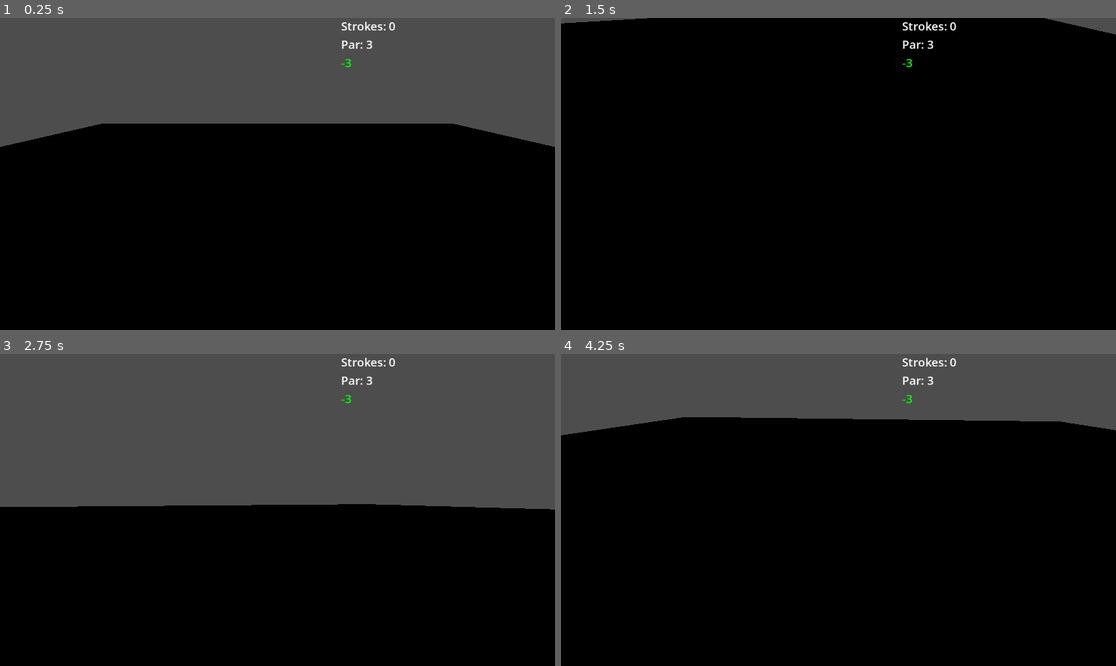
Above: before the commit, frames 1-4 (two rows, left to right).
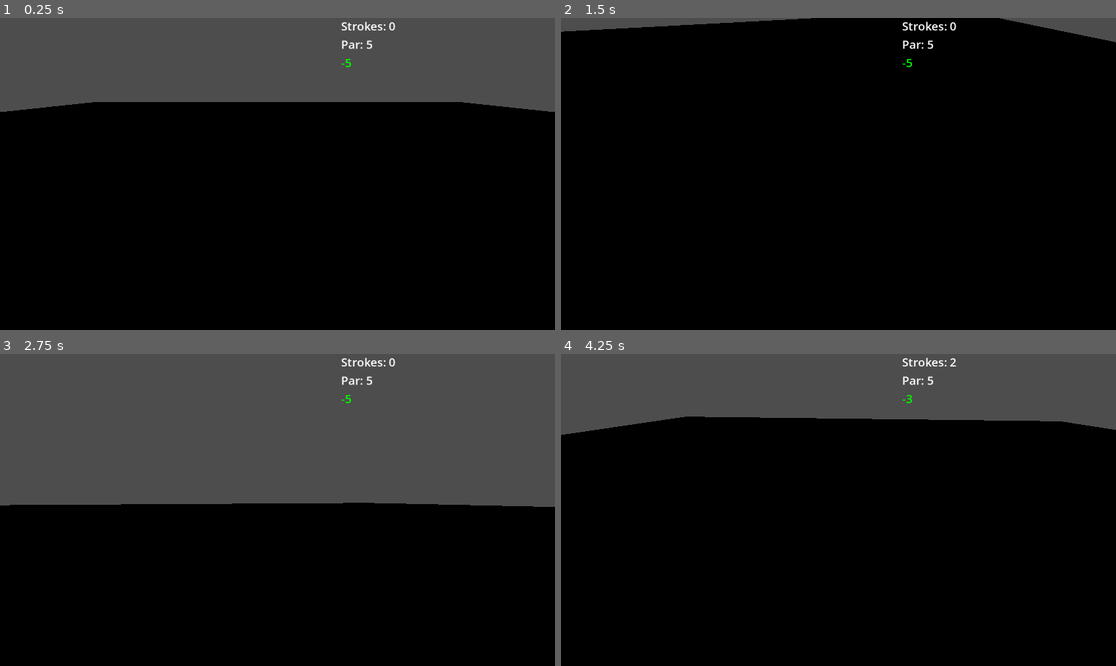
Above: after the commit, the same moments.

Repository: alexanderbenfox/golf-roguelike-godot
Game: Godot game, scene res://node_3d.tscn
Two runs of this game, one before a commit and one after it. Both use one fixed random seed, a clock stepped at 60 frames per second and the inputs below.
Inputs (mouse positions are in pixels of both pictures, inside the frame that each line leads up to):
- Up to frame 1 (0.25 s): no input
- Up to frame 2 (1.5 s): tap Enter (ui_accept) at 0.5, 0.77 s; move the mouse to (960, 158) at 0.52 s; move the mouse to (727, 189) at 1.27 s
- Up to frame 3 (2.75 s): tap Enter (ui_accept) at 1.52 s; move the mouse to (333, 441) at 2.02 s
- Up to frame 4 (4.25 s): tap Enter (ui_accept) at 2.75, 3.02, 3.77 s; move the mouse to (810, 572) at 2.77 s; move the mouse to (1005, 556) at 3.52 s

The runs differ from the first frame. In frame 1, 7.8% of the frame differs, in the area x 0-100%, y 7-42%; in frame 2, 1.4%; in frame 3, 0.6%; in frame 4, 0.1%.

Commit message:
Added course manager, hole w/ flag, hole complete text, and hooked it up to scoring manager

Diff:
--- a/golf_ball.gd
+++ b/golf_ball.gd
@@ -29,6 +29,9 @@
 func _ready():
 	contact_monitor = true
 	max_contacts_reported = 4
+
+	# "ball" group is used for cup collision
+	add_to_group("ball")
 
 	trajectoryDrawer = TrajectoryDrawer.new()
 	add_child(trajectoryDrawer)
--- a/node_3d.tscn
+++ b/node_3d.tscn
@@ -1,11 +1,13 @@
-[gd_scene load_steps=11 format=3 uid="uid://cdghvynsj8vwm"]
+[gd_scene load_steps=13 format=3 uid="uid://cdghvynsj8vwm"]
 
 [ext_resource type="Script" uid="uid://dhymcyyachjoi" path="res://scripts/main.gd" id="1_i5arm"]
 [ext_resource type="PackedScene" uid="uid://u2aftfk4jscx" path="res://power_meter.tscn" id="1_noarx"]
 [ext_resource type="PackedScene" uid="uid://ctonnkhe8q38j" path="res://golf_ball.tscn" id="2_a0tk4"]
 [ext_resource type="Script" uid="uid://qjo20cg20csh" path="res://camera_3d.gd" id="3_a0tk4"]
 [ext_resource type="PackedScene" uid="uid://vbfwa6j6ip78" path="res://scenes/ui/score_ui.tscn" id="3_i5arm"]
+[ext_resource type="PackedScene" uid="uid://bkq6fyiy48t8k" path="res://scenes/ui/hole_complete_ui.tscn" id="4_jsk3o"]
 [ext_resource type="Script" uid="uid://bvnb01yj2vj80" path="res://scripts/managers/scoring_manager.gd" id="4_r3fl7"]
+[ext_resource type="Script" uid="uid://dq7j4va62md3m" path="res://scripts/managers/course_manager.gd" id="8_4arys"]
 
 [sub_resource type="PhysicsMaterial" id="PhysicsMaterial_a0tk4"]
 friction = 2.0
@@ -30,6 +32,9 @@
 [node name="ScoreUI" parent="UICanvas" instance=ExtResource("3_i5arm")]
 layout_mode = 0
 
+[node name="HoleCompleteUI" parent="UICanvas" instance=ExtResource("4_jsk3o")]
+layout_mode = 0
+
 [node name="GolfBall" parent="." instance=ExtResource("2_a0tk4")]
 transform = Transform3D(1, 0, 0, 0, 1, 0, 0, 0, 1, 0, 1.3279471, 0)
 
@@ -48,7 +53,6 @@
 maxHeight = 8.0
 
 [node name="Floor" type="Node3D" parent="."]
-transform = Transform3D(1, 0, 0, 0, 1, 0, 0, 0, 1, 0, -5.306282, 0)
 
 [node name="StaticBody3D" type="StaticBody3D" parent="Floor"]
 physics_material_override = SubResource("PhysicsMaterial_a0tk4")
@@ -63,6 +67,10 @@
 script = ExtResource("4_r3fl7")
 metadata/_custom_type_script = "uid://bvnb01yj2vj80"
 
+[node name="CourseManager" type="Node" parent="."]
+script = ExtResource("8_4arys")
+metadata/_custom_type_script = "uid://dq7j4va62md3m"
+
 [editable path="UICanvas"]
 [editable path="UICanvas/ScoreUI"]
 [editable path="GolfBall"]
--- /dev/null
+++ b/scenes/ui/hole_complete_ui.tscn
@@ -0,0 +1,51 @@
+[gd_scene load_steps=2 format=3 uid="uid://bkq6fyiy48t8k"]
+
+[ext_resource type="Script" uid="uid://c0chcmynsibvu" path="res://scripts/ui/hole_complete_ui.gd" id="1_jujj8"]
+
+[node name="HoleCompleteUI" type="Control"]
+layout_mode = 3
+anchors_preset = 0
+offset_right = 1146.0
+offset_bottom = 645.0
+script = ExtResource("1_jujj8")
+
+[node name="Panel" type="Panel" parent="."]
+layout_mode = 1
+anchors_preset = 8
+anchor_left = 0.5
+anchor_top = 0.5
+anchor_right = 0.5
+anchor_bottom = 0.5
+offset_left = -200.0
+offset_top = -150.0
+offset_right = 200.0
+offset_bottom = 150.0
+grow_horizontal = 2
+grow_vertical = 2
+
+[node name="VBoxContainer" type="VBoxContainer" parent="Panel"]
+layout_mode = 1
+anchors_preset = -1
+anchor_left = 0.48600003
+anchor_top = 0.5
+anchor_right = 0.48600003
+anchor_bottom = 0.5
+offset_left = -146.40001
+offset_top = -139.5
+offset_right = 146.59999
+offset_bottom = 130.5
+alignment = 1
+
+[node name="ResultLabel" type="Label" parent="Panel/VBoxContainer"]
+layout_mode = 2
+theme_override_font_sizes/font_size = 48
+text = "Birdie!"
+
+[node name="StrokesLabel" type="Label" parent="Panel/VBoxContainer"]
+layout_mode = 2
+theme_override_font_sizes/font_size = 24
+text = "2 strokes on par 3"
+
+[node name="NextButton" type="Button" parent="Panel/VBoxContainer"]
+layout_mode = 2
+text = "Next Hole"
--- /dev/null
+++ b/scripts/hole.gd
@@ -0,0 +1,98 @@
+class_name Hole
+extends Node3D
+
+signal ball_entered_cup
+
+@export var par: int = 3
+@export var hole_number: int = 1
+
+@onready var cup: Area3D
+@onready var cup_collision: CollisionShape3D
+
+var cup_radius = 0.4
+var cup_height = 0.4
+
+func _ready() -> void:
+	create_cup()
+
+func create_cup() -> void:
+	cup = Area3D.new()
+	cup.name = "Cup"
+	add_child(cup)
+
+	#create collision shape
+	cup_collision = CollisionShape3D.new()
+	var cylinder_shape = CylinderShape3D.new()
+	cylinder_shape.radius = cup_radius
+	cylinder_shape.height = cup_height
+	cup_collision.shape = cylinder_shape
+	cup.add_child(cup_collision)
+
+	# position cup slightly below ground
+	cup.position = Vector3(0, 0, 0)
+
+	# connect signal
+	cup.body_entered.connect(_on_body_entered_cup)
+
+	# create visual
+	create_cup_visual()
+
+func create_cup_visual():
+	# Create a simple cylinder for the hole
+	var mesh_instance = MeshInstance3D.new()
+	cup.add_child(mesh_instance)
+
+	var cylinder_mesh = CylinderMesh.new()
+	cylinder_mesh.top_radius = cup_radius
+	cylinder_mesh.bottom_radius = cup_radius
+	cylinder_mesh.height = cup_height
+	mesh_instance.mesh = cylinder_mesh
+
+	# Make it black (hole in ground)
+	var material = StandardMaterial3D.new()
+	material.albedo_color = Color.BLACK
+	mesh_instance.material_override = material
+
+	# Add a flag pole (optional but helps visibility)
+	create_flag()
+
+func create_flag():
+	# Flag pole
+	var pole = MeshInstance3D.new()
+	cup.add_child(pole)
+
+	var pole_mesh = CylinderMesh.new()
+	pole_mesh.top_radius = 0.01
+	pole_mesh.bottom_radius = 0.01
+	pole_mesh.height = 2.0
+	pole.mesh = pole_mesh
+	pole.position = Vector3(0, 1.0, 0)
+
+	var pole_material = StandardMaterial3D.new()
+	pole_material.albedo_color = Color.WHITE
+	pole.material_override = pole_material
+
+	# Flag
+	var flag = MeshInstance3D.new()
+	cup.add_child(flag)
+
+	var flag_mesh = BoxMesh.new()
+	flag_mesh.size = Vector3(0.5, 0.3, 0.02)
+	flag.mesh = flag_mesh
+	flag.position = Vector3(0.25, 1.85, 0)
+
+	var flag_material = StandardMaterial3D.new()
+	flag_material.albedo_color = Color.RED
+	flag.material_override = flag_material
+
+func _on_body_entered_cup(body):
+	if body.is_in_group("ball"):
+		# Check if ball is moving slowly enough to count
+		if body is RigidBody3D:
+			if body.linear_velocity.length() < 2.0:  # Must be moving slowly
+				ball_entered_cup.emit()
+				print("Hole in one! (or " + str(body.name) + " entered cup)")
+
+func set_cup_position(pos: Vector3):
+	if cup:
+		cup.global_position = pos
--- a/scripts/main.gd
+++ b/scripts/main.gd
@@ -2,9 +2,67 @@
 
 @onready var scoring_manager = $ScoringManager
 @onready var score_ui = $UICanvas/ScoreUI
+@onready var hole_complete_ui = $UICanvas/HoleCompleteUI
+@onready var course_manager = $CourseManager
+@onready var current_hole: Hole
+@onready var ball = $GolfBall/RigidBody3D
+
+func reset_ball() -> void:
+	ball.global_position = Vector3(0, 1, 0)
+	ball.linear_velocity = Vector3.ZERO
+	ball.angular_velocity = Vector3.ZERO
+	ball.is_simulating = false
+	ball.freeze = false
 
 func _ready():
 	# connect ui to scoring manager
 	score_ui.setup(scoring_manager)
+	course_manager.setup(scoring_manager)
 
-	scoring_manager.start_hole(3)
+	# connect signals
+	course_manager.hole_started.connect(_on_hole_started)
+	course_manager.course_completed.connect(_on_course_completed)
+	scoring_manager.hole_completed.connect(_on_hole_completed)
+	hole_complete_ui.next_hole_requested.connect(_on_next_hole_requested)
+
+	# begin
+	course_manager.start_course()
+
+func _on_hole_started(hole_number: int, par: int):
+	print("Main: Starting hole ", hole_number, " par ", par)
+
+	if current_hole:
+		current_hole.queue_free()
+
+	current_hole = Hole.new()
+	current_hole.par = par
+	current_hole.hole_number = hole_number
+	add_child(current_hole)
+
+	## -- do generate hole position here -- ##
+	# position cup ahead of start for now
+	# update to make this generation procedural
+	var cup_position = Vector3(0, .4, -20)
+	current_hole.set_cup_position(cup_position)
+	## -- do generate hole position here -- ##
+
+	# connect cup signal
+	current_hole.ball_entered_cup.connect(_on_ball_entered_cup)
+
+	# reset ball position
+	reset_ball()
+
+func _on_ball_entered_cup():
+	print("Ball entered cup!")
+	scoring_manager.complete_hole()
+
+func _on_hole_completed(strokes: int, par: int, score_name: String ):
+	hole_complete_ui.show_result(strokes, par, score_name)
+
+func _on_next_hole_requested():
+	# course manager will automatically start next hole via signal
+	pass
+
+func _on_course_completed(total_strokes: int, total_par: int):
+	print("Course completed! Total: ", total_strokes, " Par: ", total_par)
+	# show final score (do this later)
--- /dev/null
+++ b/scripts/managers/course_manager.gd
@@ -0,0 +1,74 @@
+class_name CourseManager
+extends Node
+
+signal hole_started(hole_number: int, par: int)
+signal course_completed(totals_strokes: int, total_par: int)
+
+@export var holes_in_course: int = 9
+var current_hole_index: int = 0
+var hole_pars: Array[int] = []
+
+var scoring_manager: ScoringManager
+var current_hole: Hole
+
+func _ready() -> void:
+    generate_course()
+
+func generate_course():
+    # generate random pars for each hole
+    hole_pars.clear()
+    for i in range(holes_in_course):
+        var par = randi_range(3, 5)
+        hole_pars.append(par)
+
+func setup(manager : ScoringManager):
+    scoring_manager = manager
+    scoring_manager.hole_completed.connect(_on_hole_completed)
+
+func start_course():
+    current_hole_index = 0
+    start_next_hole()
+
+func start_next_hole():
+    if current_hole_index >= holes_in_course:
+        complete_course()
+        return
+
+    var par = hole_pars[current_hole_index]
+    var hole_num = current_hole_index + 1
+
+    print("Starting hole ", hole_num, " - Par ", par)
+
+    if scoring_manager:
+        scoring_manager.start_hole(par)
+
+    hole_started.emit(hole_num, par)
+
+func _on_hole_completed(strokes: int, par: int, score_name: String):
+    print("Hole completed! Score: ", score_name, " (", strokes, " strokes on par ", par, ")")
+
+    current_hole_index += 1
+
+    #short delay before next hole
+    await get_tree().create_timer(2.0).timeout
+    start_next_hole()
+
+func complete_course():
+    print("Course completed!")
+    if scoring_manager:
+        var total_par = get_total_par()
+        course_completed.emit(scoring_manager.total_score, total_par)
+
+func get_total_par() -> int:
+    var total = 0
+    for par in hole_pars:
+        total += par
+    return total
+
+func get_current_hole_number() -> int:
+    return current_hole_index + 1
+
+func get_current_par() -> int:
+    if current_hole_index < hole_pars.size():
+        return hole_pars[current_hole_index]
+    return 3
--- /dev/null
+++ b/scripts/ui/hole_complete_ui.gd
@@ -0,0 +1,31 @@
+class_name HoleCompleteUI
+extends Control
+
+@onready var result_label: Label = $Panel/VBoxContainer/ResultLabel
+@onready var strokes_label: Label = $Panel/VBoxContainer/StrokesLabel
+@onready var next_button: Button = $Panel/VBoxContainer/NextButton
+
+signal next_hole_requested
+
+func _ready():
+    hide()
+    if next_button:
+        next_button.pressed.connect(_on_next_button_pressed)
+
+func show_result(strokes: int, par: int, score_name: String):
+    result_label.text = score_name + "!"
+    strokes_label.text = str(strokes) + " strokes on par " + str(par)
+
+    # Color based on performance
+    if strokes < par:
+        result_label.modulate = Color.GREEN
+    elif strokes == par:
+        result_label.modulate = Color.YELLOW
+    else:
+        result_label.modulate = Color.RED
+
+    show()
+
+func _on_next_button_pressed():
+    hide()
+    next_hole_requested.emit()
Not shown, added: scripts/hole.gd.uid
Not shown, added: scripts/managers/course_manager.gd.uid
Not shown, added: scripts/ui/hole_complete_ui.gd.uid
